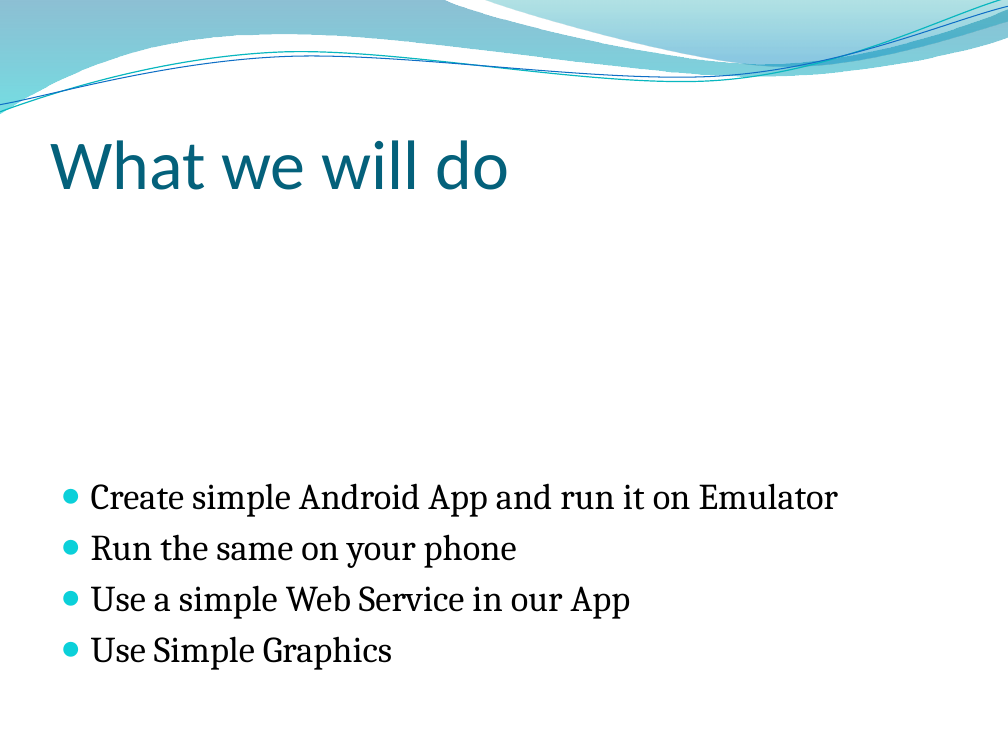
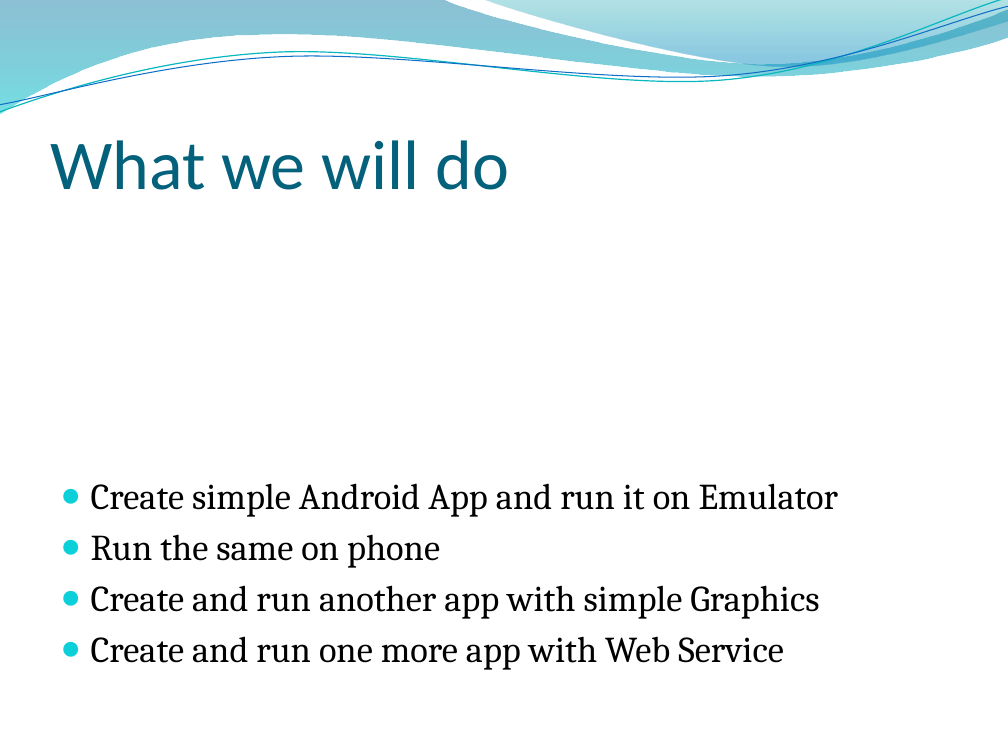
Before and after one commit to melbjvm/android101, a slide deck: slide 22 of Android 101.pptx (slide 21 before the commit). Drawn at 1008x756 pixels with LibreOffice and Linux fonts; fonts in the diff are those of the drawing. Boxes give left, top, right and bottom in pixels: in the first picture for what was removed or moved away, otherwise in the second. Text is boxed around its words. In the diff, an @@ line names an element or a change of style, - is before the commit and + after.

Commit message:
Added Graphics Slides.

```diff
--- a/Android 101.pptx
+++ b/Android 101.pptx
@@ text at bbox=[91, 534, 819, 670]: text changed @@
-● Run the same on your phone
-● Use a simple Web Service in our App
-● Use Simple Graphics
+● Run the same on phone
+● Create and run another app with simple Graphics
+● Create and run one more app with Web Service
```
Also in this commit, not shown: 14 other slides changed, 13 slides added, 8 slides removed.
